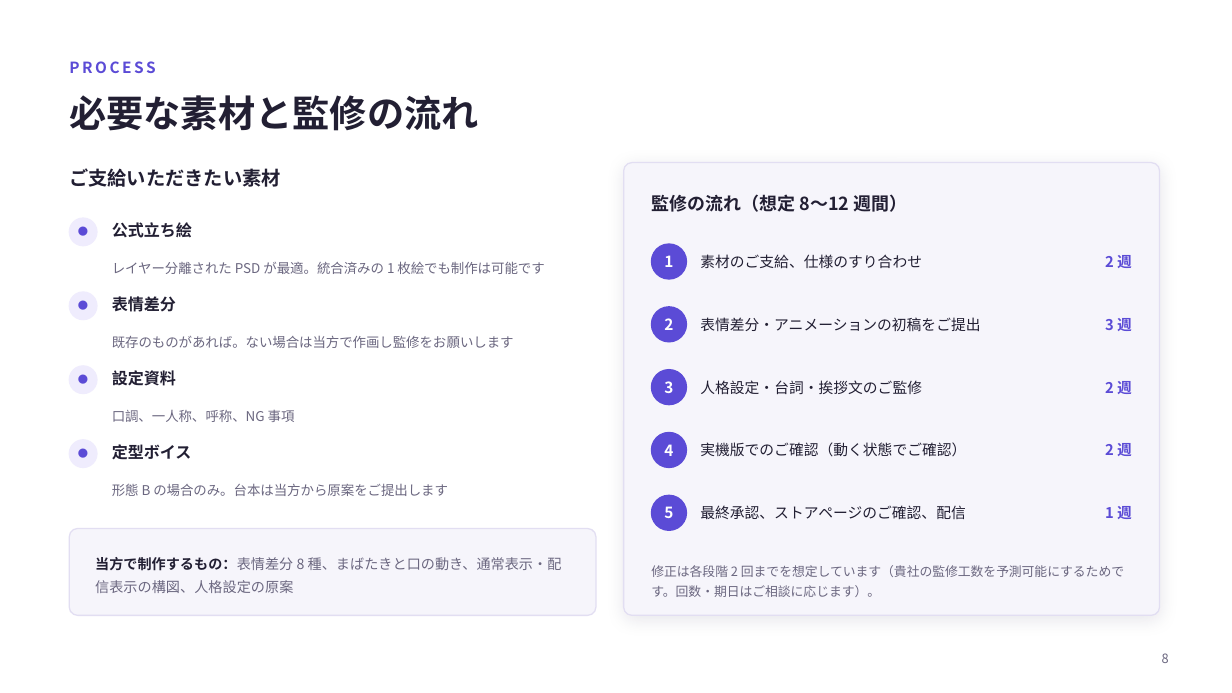
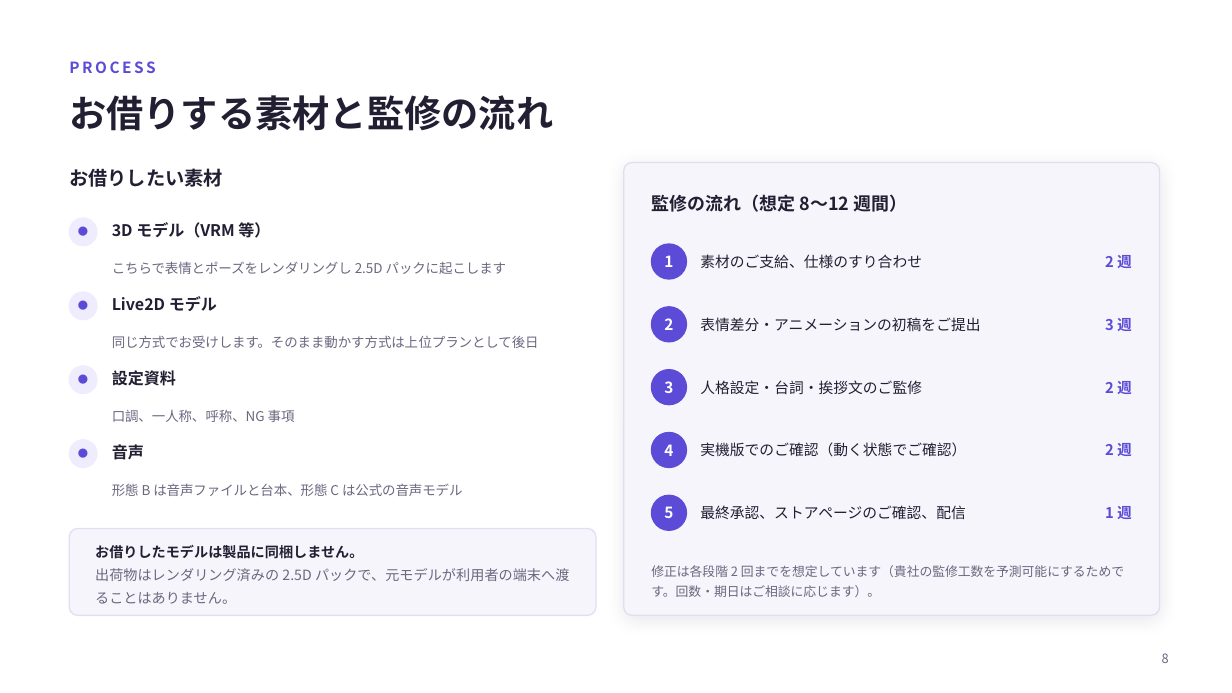
Before and after one commit to benybeny777/PicoAgent, a slide deck: slide 8 of docs/IP-PROPOSAL-VTUBER.pptx. Drawn at 1232x693 pixels with LibreOffice and Linux fonts; fonts in the diff are those of the drawing. Boxes give left, top, right and bottom in pixels: in the first picture for what was removed or moved away, otherwise in the second. Text is boxed around its words. In the diff, an @@ line names an element or a change of style, - is before the commit and + after.

```diff
--- a/docs/IP-PROPOSAL-VTUBER.pptx
+++ b/docs/IP-PROPOSAL-VTUBER.pptx
@@ text at (69,95,553,131): text changed @@
-必要な素材と監修の流れ
+お借りする素材と監修の流れ
@@ text at (69,168,223,187): text changed @@
-ご支給いただきたい素材
+お借りしたい素材
@@ text at (112,222,270,238): text changed @@
-公式立ち絵
+3D モデル（VRM 等）
@@ text at (112,261,506,274): text changed @@
-レイヤー分離された PSD が最適。統合済みの 1 枚絵でも制作は可能です
+こちらで表情とポーズをレンダリングし 2.5D パックに起こします
@@ text at (112,296,217,311): text changed @@
-表情差分
+Live2D モデル
@@ text at (112,336,539,348): text changed @@
-既存のものがあれば。ない場合は当方で作画し監修をお願いします
+同じ方式でお受けします。そのまま動かす方式は上位プランとして後日
@@ text at (112,444,144,460): text changed @@
-定型ボイス
+音声
@@ text at (112,483,462,496): text changed @@
-形態 B の場合のみ。台本は当方から原案をご提出します
+形態 B は音声ファイルと台本、形態 C は公式の音声モデル
@@ text at (95,545,569,604): text changed @@
-当方で制作するもの：表情差分 8 種、まばたきと口の動き、通常表示・配信表示の構図、人格設定の原案
+お借りしたモデルは製品に同梱しません。
+出荷物はレンダリング済みの 2.5D パックで、元モデルが利用者の端末へ渡ることはありません。
```
Also in this commit, not shown: 4 other slides changed, 3 other files.
